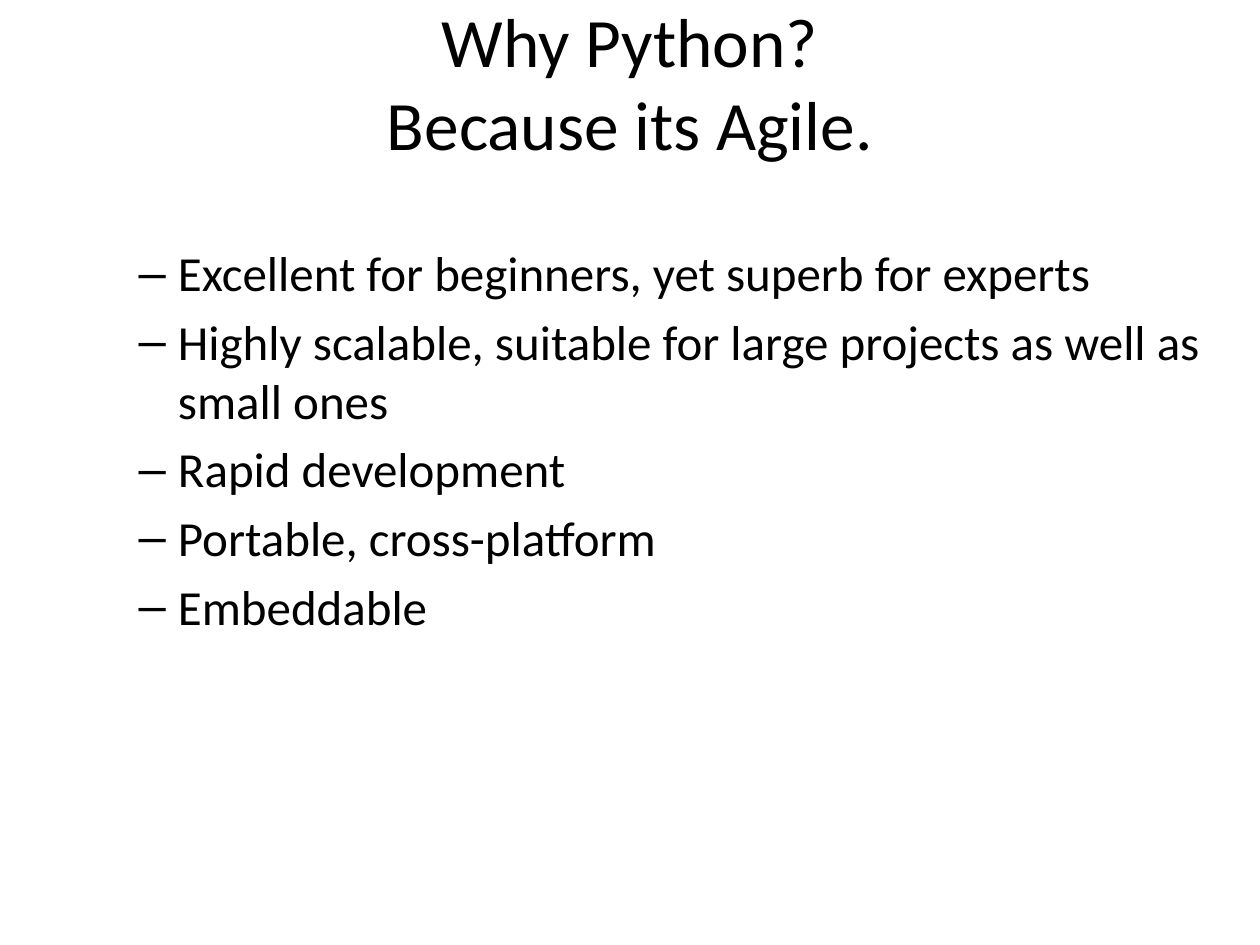
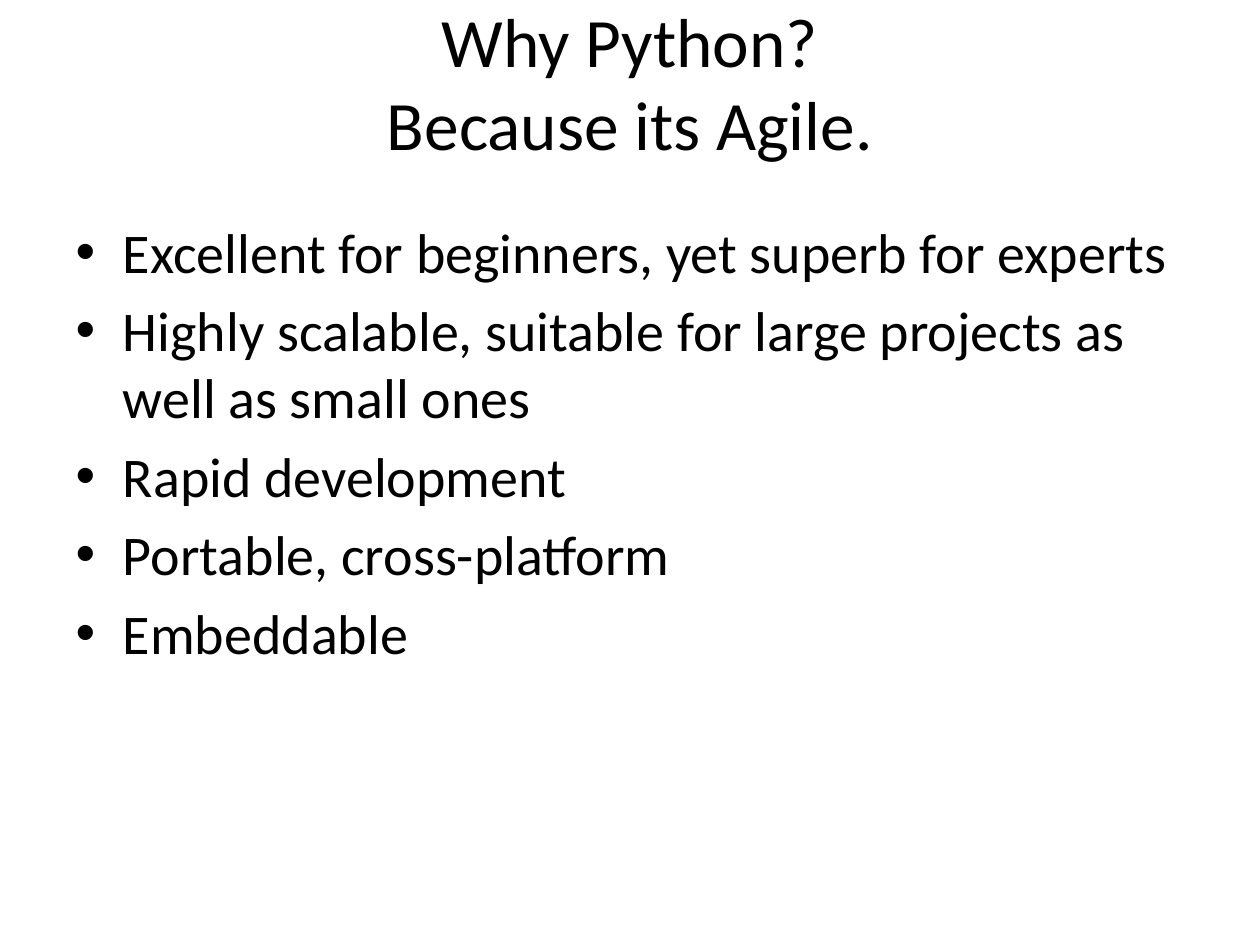
Before and after one commit to NahimNasser/django-unchained, a slide deck: slide 4 of 1-Intro/Session1-Shah.pptx. Drawn at 1260x945 pixels with LibreOffice and Linux fonts; fonts in the diff are those of the drawing. Boxes give left, top, right and bottom in pixels: in the first picture for what was removed or moved away, otherwise in the second. Text is boxed around its words. In the diff, an @@ line names an element or a change of style, - is before the commit and + after.

```diff
--- a/1-Intro/Session1-Shah.pptx
+++ b/1-Intro/Session1-Shah.pptx
@@ text "Excellent for beginners, yet superb ...": place and size @@
-text "Excellent for beginners, yet superb ..." at (178,257,1200,626)
+text "Excellent for beginners, yet superb ..." at (123,234,1167,655)
@@ text "Excellent for beginners, yet superb ..." at (123,234,1167,655): size 28 to 32 pt; bullet – to •; list level 2 to 1 in "Excellent for beginners, yet superb ..."; list level 2 to 1 in "Highly scalable, suitable for large ..."; list level 2 to 1 in "Rapid development"; list level 2 to 1 in "Portable, cross-platform"; list level 2 to 1 in "Embeddable" @@
```
Also in this commit, not shown: 3 other slides changed, 6 slides added, 2 other files.
